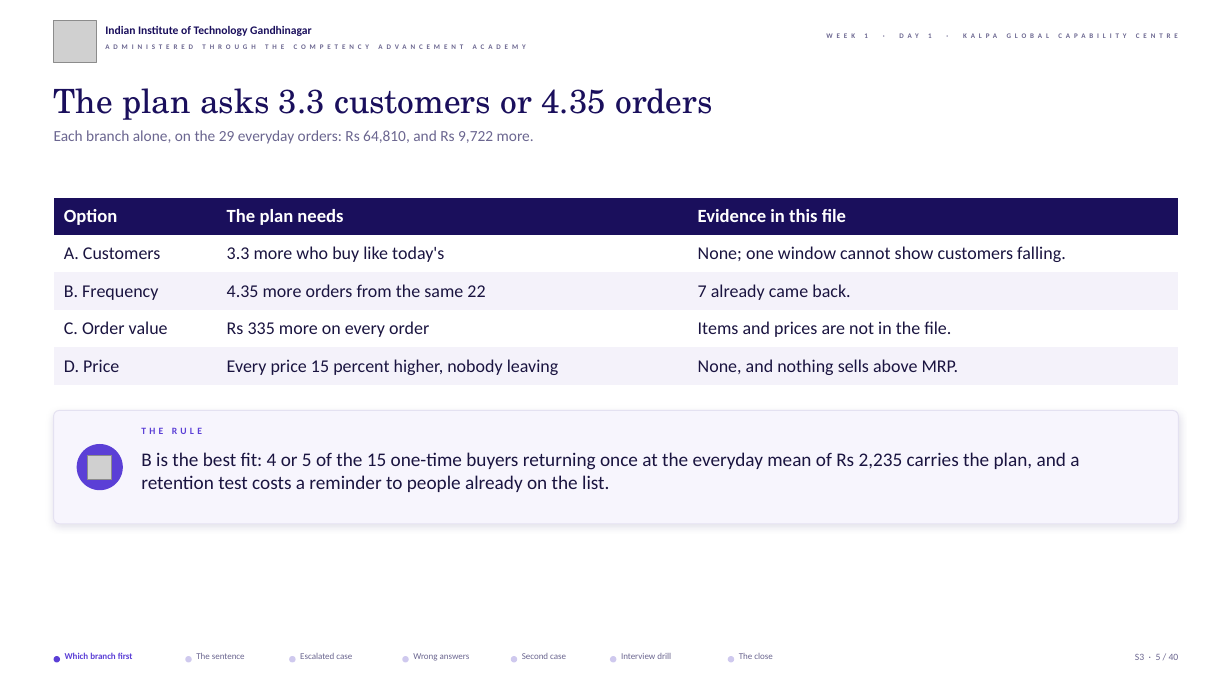
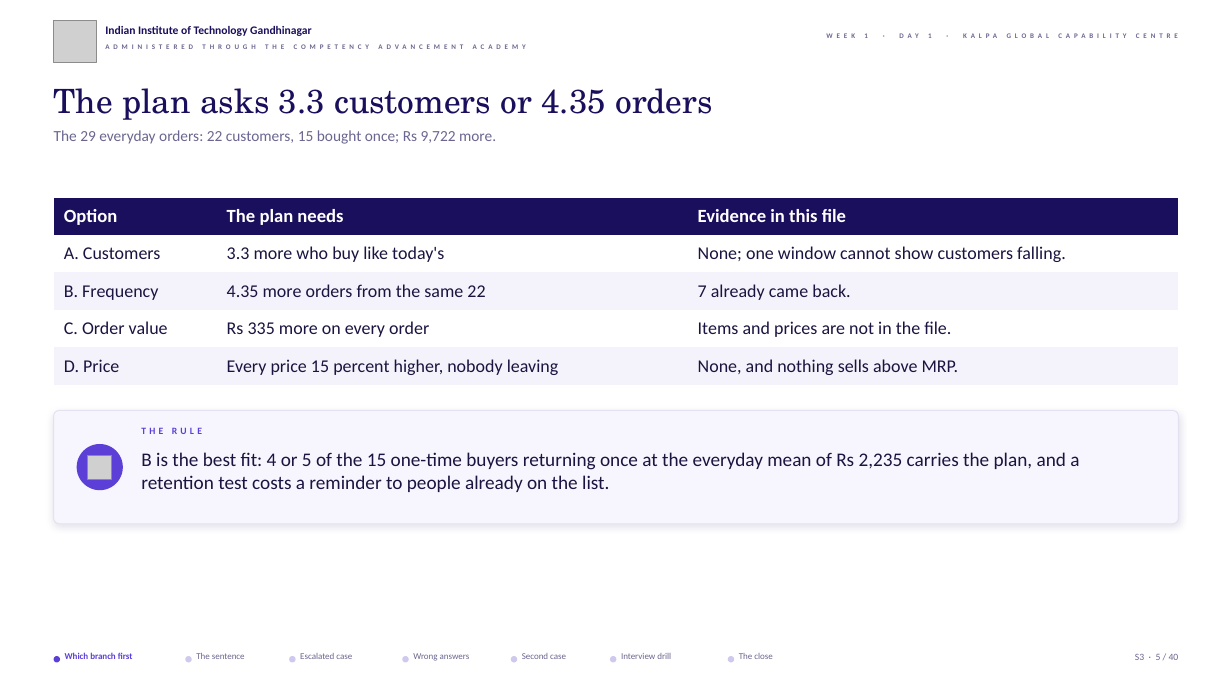
Before and after one commit to fde-academy-lab/c2-content-factory, a slide deck: slide 5 of content/W01/D1/slides/C2_W01_D01_half2_STUDENT.pptx. Drawn at 1232x693 pixels with LibreOffice and Linux fonts; fonts in the diff are those of the drawing; grey boxes stand for pictures; background and template pictures are left out. Boxes give left, top, right and bottom in pixels: in the first picture for what was removed or moved away, otherwise in the second. Text is boxed around its words. In the diff, an @@ line names an element or a change of style, - is before the commit and + after.

```diff
--- a/content/W01/D1/slides/C2_W01_D01_half2_STUDENT.pptx
+++ b/content/W01/D1/slides/C2_W01_D01_half2_STUDENT.pptx
@@ text at [54, 130, 496, 144]: text changed @@
-Each branch alone, on the 29 everyday orders: Rs 64,810, and Rs 9,722 more.
+The 29 everyday orders: 22 customers, 15 bought once; Rs 9,722 more.
```
Also in this commit, not shown: 4 other slides changed, 16 other files.
